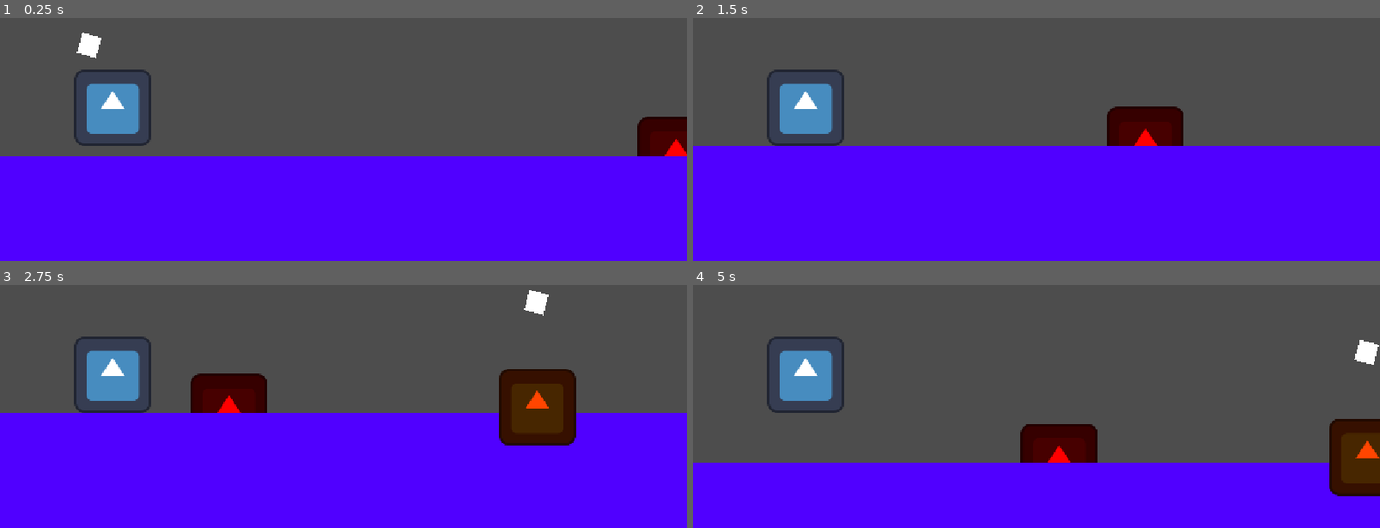
Above: before the commit, frames 1-4 (two rows, left to right).
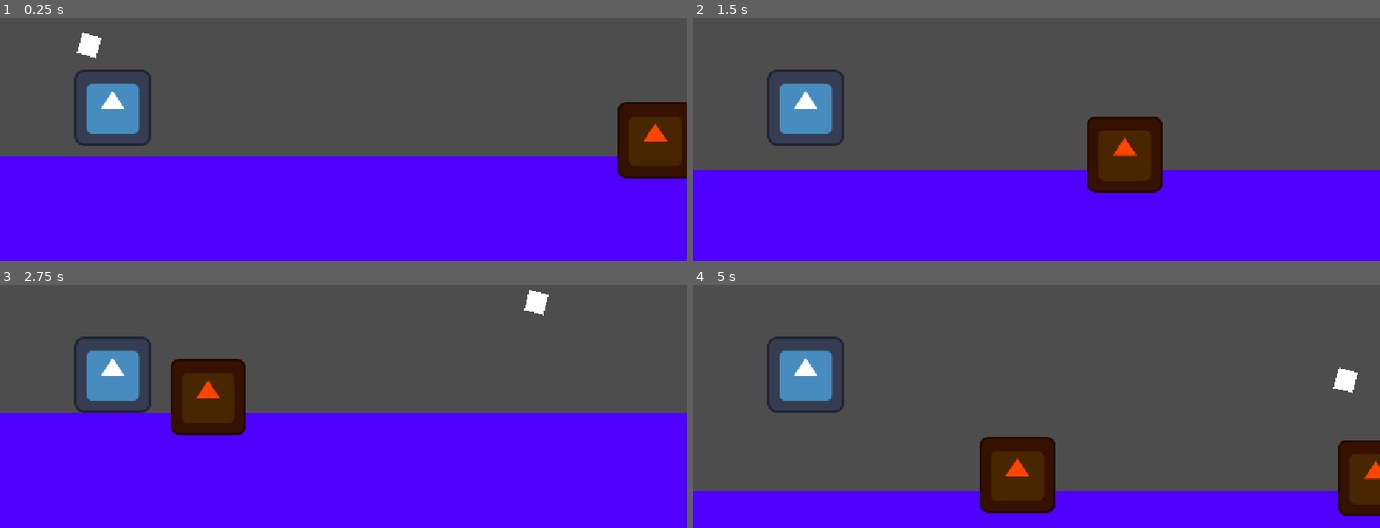
Above: after the commit, the same moments.

Repository: AJMoraes-58/Grupo9-infinite-runner
Game: Godot game, scene res://Cenas/mundo.tscn
The game is run twice, just before and just after one commit, with the same random seed, the same clock (stepped at 60 frames per second) and the same inputs. The engine's default icon, where the game draws it, is replaced by a stand-in: a white triangle on a blue panel in a dark square.
Inputs:
- Up to frame 1 (0.25 s): no input
- Up to frame 2 (1.5 s): hold Up (ui_up) from 0.53 s (still down)
- Up to frame 3 (2.75 s): release Up (ui_up) at 2.03 s
- Up to frame 4 (5 s): hold Up (ui_up) 2.78-4.28 s; tap Up (ui_up) at 4.52 s

The runs differ from the first frame. In frame 1, 3.1% of the frame differs, in the area x 89-100%, y 34-67%; in frame 2, 13%; in frame 3, 7.2%; in frame 4, 16%, in the area x 0-100%, y 22-96%.

Commit message:
melhora a logica de aleatoriedade dos obstaculos e dimiui a ideia de pulos impossiveis

Diff:
--- a/Cenas/segmento.tscn
+++ b/Cenas/segmento.tscn
@@ -1,7 +1,6 @@
 [gd_scene format=3 uid="uid://c84favsh5ccip"]
 
 [ext_resource type="Script" uid="uid://bc6nx1jt00x1l" path="res://Scripts/segmento.gd" id="1_6ikba"]
-[ext_resource type="PackedScene" uid="uid://b5a1p5bnx7wd1" path="res://Cenas/obstaculo_simples.tscn" id="1_fb153"]
 
 [sub_resource type="RectangleShape2D" id="RectangleShape2D_iv7sf"]
 size = Vector2(1500, 27)
@@ -9,12 +8,14 @@
 [node name="segmento" type="Node2D" unique_id=662211891]
 script = ExtResource("1_6ikba")
 
-[node name="obstaculoSimples" parent="." unique_id=158388069 instance=ExtResource("1_fb153")]
-position = Vector2(566, 620)
+[node name="pontoUm" type="Marker2D" parent="." unique_id=300105926]
+position = Vector2(57, 618)
 
-[node name="obstaculoSimples2" parent="." unique_id=1318650242 instance=ExtResource("1_fb153")]
-modulate = Color(1, 0, 0.12941177, 1)
-position = Vector2(-509, 638)
+[node name="pontoDois" type="Marker2D" parent="." unique_id=216833621]
+position = Vector2(-544, 613)
+
+[node name="pontoTres" type="Marker2D" parent="." unique_id=780156823]
+position = Vector2(526, 620)
 
 [node name="chao" type="StaticBody2D" parent="." unique_id=1642318362]
 position = Vector2(0, 650)
@@ -37,6 +38,3 @@
 offset_right = 28.003677
 offset_bottom = 468.11005
 rotation = 0.2617994
-
-[node name="obstaculoSimples3" parent="." unique_id=1428015710 instance=ExtResource("1_fb153")]
-position = Vector2(8, 630)
--- a/Scripts/protagonista.gd
+++ b/Scripts/protagonista.gd
@@ -4,7 +4,7 @@
 #valor do pulo tem que ser negativo porque y=0 eh o topo da tela
 
 const VELOCIDADE_DA_CORRIDA: float = 300.0
-const VELOCIDADE_DO_PULO: float = -400.0
+const VELOCIDADE_DO_PULO: float = -500.0
 const MAXIMO_DE_PULOS: int = 2
 
 var gravidade = ProjectSettings.get_setting("physics/2d/default_gravity") #valor padrao do godot
--- a/Scripts/segmento.gd
+++ b/Scripts/segmento.gd
@@ -1,27 +1,29 @@
 extends Node2D
-@onready var listaDeObstaculos = [$obstaculoSimples, $obstaculoSimples2, $obstaculoSimples3]
+@onready var opcoesDeObstaculos = [preload("res://Cenas/obstaculo_simples.tscn")]
+@onready var pontosParaGeracao = [$pontoUm, $pontoDois, $pontoTres] #pontos seguros de pulo valido
 
 const PROBABILIDADE_DE_APARECER: float = 0.5
 const ZONA_DE_SEGURANCA: float = 500.0
-const QUANTIDADE_MAXIMA_DE_OBSTACULOS_APAGADOS: int = 2
 
 func _ready() -> void:
-	var quantidadeApagada = 0
-
-	if global_position.x <= ZONA_DE_SEGURANCA: #forca a zona segura a existir
-		for obstaculos in listaDeObstaculos:
-			if obstaculos != null:
-				obstaculos.queue_free()
+	if global_position.x <= ZONA_DE_SEGURANCA: #forca a zona segura a existir encerrando a funcao
 		return
 
-		for obstaculos in listaDeObstaculos:
-			if obstaculos != null:
+	var quantidadeGerada = 0
 
-				if quantidadeApagada >= QUANTIDADE_MAXIMA_DE_OBSTACULOS_APAGADOS: #obriga a ter pelo menos 1 obstaculo por segmento
-					continue
+	for ponto in pontosParaGeracao: #analise de cada ponto seguro
+		var geracaoForcada = false
 
-				var probabilidade = randf() #gera um numero aleatorio entre 0.0 e 1.0
+		if ponto == $pontoTres and quantidadeGerada == 0: #obriga a ter pelo menos 1 obstaculo por segmento
+			geracaoForcada = true
 
-				if probabilidade > PROBABILIDADE_DE_APARECER: #aleatoriedade nos obstaculos
-					obstaculos.queue_free()
-					quantidadeApagada += 1
+		var probabilidade = randf() #gera um numero aleatorio entre 0.0 e 1.0
+
+		if probabilidade > PROBABILIDADE_DE_APARECER or geracaoForcada:
+			var obstaculoEscolhido = opcoesDeObstaculos.pick_random()
+			var obstaculoNovo = obstaculoEscolhido.instantiate()
+
+			obstaculoNovo.position = ponto.position
+			add_child(obstaculoNovo)
+
+			quantidadeGerada += 1
